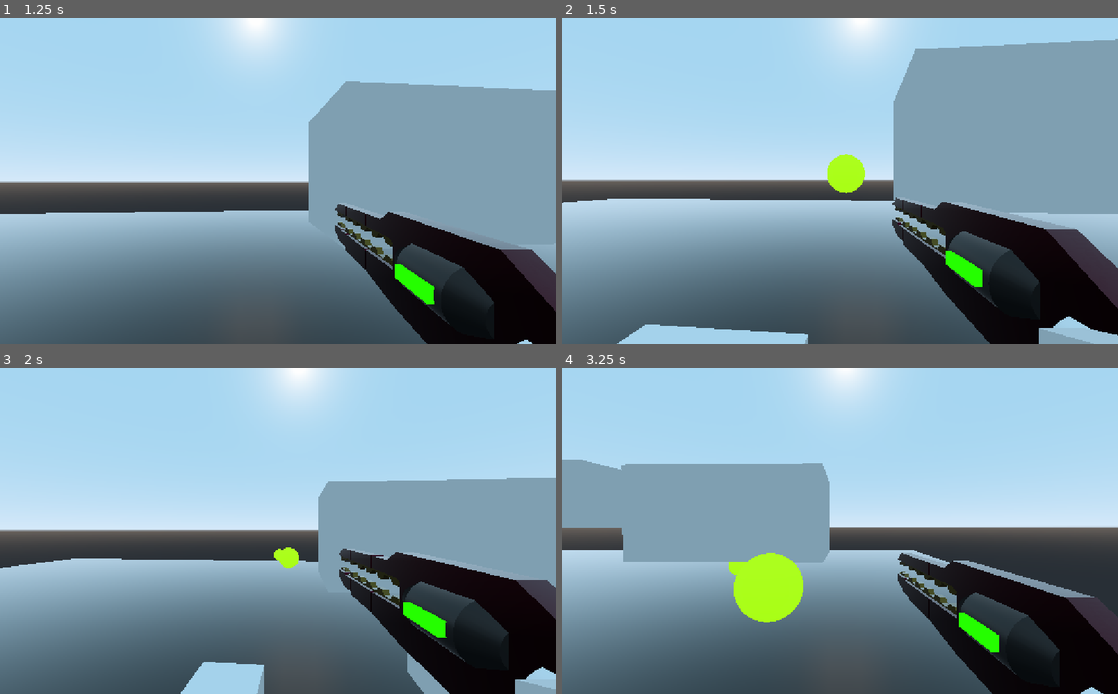
Above: before the commit, frames 1-4 (two rows, left to right).
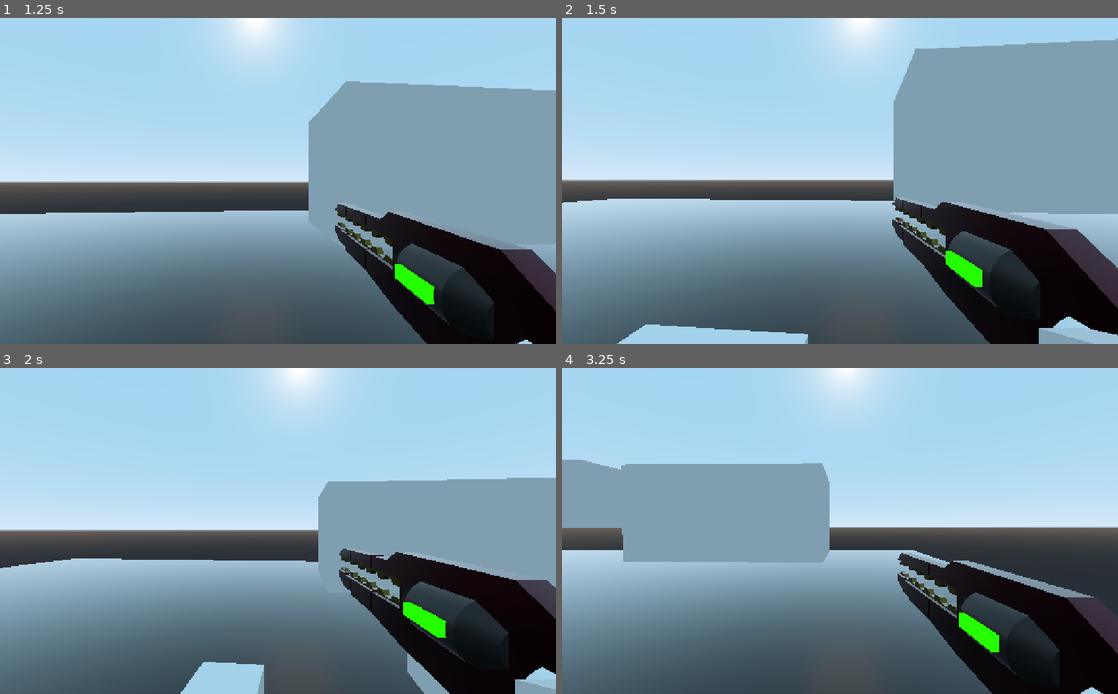
Above: after the commit, the same moments.

Repository: Jshigoodies/Experiment
Game: Godot game, scene res://Testing/TestWorld.tscn
Two runs of this game, one before a commit and one after it. Both use one fixed random seed, a clock stepped at 60 frames per second and the inputs below.
Inputs (mouse positions are in pixels of both pictures, inside the frame that each line leads up to):
- Up to frame 1 (1.25 s): tap Enter at 0.5 s; move the mouse to (305, 181) at 0.52 s; hold D (right) from 0.53 s (still down); hold Right mouse button (right_mouse_button) from 0.53 s (still down); tap Space (jump) at 0.77 s
- Up to frame 2 (1.5 s): move the mouse to (812, 181) at 1.27 s; release D (right) at 1.28 s; release Right mouse button (right_mouse_button) at 1.28 s; hold S (backward) from 1.28 s (still down); tap W (foward) at 1.35 s
- Up to frame 3 (2 s): keep holding S (backward); tap Space (jump) at 1.52 s; right-click (250, 531) at 1.55 s
- Up to frame 4 (3.25 s): move the mouse to (851, 524) at 2.02 s; release S (backward) at 2.03 s; hold Right mouse button (right_mouse_button) 2.03-2.78 s; hold D (right) from 2.03 s (still down); move the mouse to (834, 537) at 2.77 s; tap Shift (sprint) at 2.85 s; tap Space (jump) at 3.02 s; right-click (834, 537) at 3.05 s

Frame 1 is identical in both runs. In frame 2, 0.6% of the frame differs, in the area x 47-55%, y 41-54%; in frame 3, 0.2%; in frame 4, 2.2%, in the area x 30-44%, y 56-79%.

Commit message:
added logic for rail gun. has to charge and then shoot. added animation

Diff:
--- a/Model Assets/rail gun.gd
+++ b/Model Assets/rail gun.gd
@@ -1,10 +1,20 @@
 extends Spatial
 
 var bullet_scene = preload("res://Model Assets/bullet.tscn")
+var is_charged= false
+
+func _ready():
+	$ChargeTimer.connect("timeout", self, "charge_timer_timeout")
+
 
 func _input(event):
-	if event.is_action_released("right_mouse_button"):
+	if event.is_action_pressed("right_mouse_button"):
+		$ChargeTimer.start()
+	if event.is_action_released("right_mouse_button") and is_charged:
+		is_charged = false
 		shoot()
+		$AnimationPlayer.play("Shoot")
+
 
 
 
@@ -18,3 +28,6 @@
 
 	get_tree().get_root().add_child(bullet)
 	bullet.set_global_transform($GunMuzzle.get_global_transform())
+
+func charge_timer_timeout():
+	is_charged = true
--- a/Model Assets/rail gun.tscn
+++ b/Model Assets/rail gun.tscn
@@ -1,13 +1,42 @@
-[gd_scene load_steps=4 format=2]
+[gd_scene load_steps=5 format=2]
 
 [ext_resource path="res://Model Assets/rail gun.glb" type="PackedScene" id=1]
 [ext_resource path="res://Model Assets/rail gun.gd" type="Script" id=2]
 
+[sub_resource type="Animation" id=2]
+length = 0.001
+tracks/0/type = "value"
+tracks/0/path = NodePath(".:translation")
+tracks/0/interp = 1
+tracks/0/loop_wrap = true
+tracks/0/imported = false
+tracks/0/enabled = true
+tracks/0/keys = {
+"times": PoolRealArray( 0 ),
+"transitions": PoolRealArray( 1 ),
+"update": 0,
+"values": [ Vector3( 0, 0, -1.43 ) ]
+}
+
 [sub_resource type="Animation" id=1]
 resource_name = "Shoot"
+length = 0.5
 step = 0.01
+tracks/0/type = "value"
+tracks/0/path = NodePath(".:translation")
+tracks/0/interp = 2
+tracks/0/loop_wrap = true
+tracks/0/imported = false
+tracks/0/enabled = true
+tracks/0/keys = {
+"times": PoolRealArray( 0, 0.5 ),
+"transitions": PoolRealArray( 1, 1 ),
+"update": 0,
+"values": [ Vector3( 0, 0, 1.43 ), Vector3( 0, 0, 0 ) ]
+}
 
 [node name="rail gun" instance=ExtResource( 1 )]
+transform = Transform( 1, 0, 0, 0, 1, 0, 0, 0, 1, 0, 0, -1.43 )
 script = ExtResource( 2 )
 
 [node name="gun" parent="." index="0"]
@@ -32,4 +61,8 @@
 transform = Transform( 1, 0, 0, 0, 1, 0, 0, 0, 1, 0, 0.0231659, 1.16897 )
 
 [node name="AnimationPlayer" type="AnimationPlayer" parent="." index="7"]
+anims/RESET = SubResource( 2 )
 anims/Shoot = SubResource( 1 )
+
+[node name="ChargeTimer" type="Timer" parent="." index="8"]
+wait_time = 3.0
